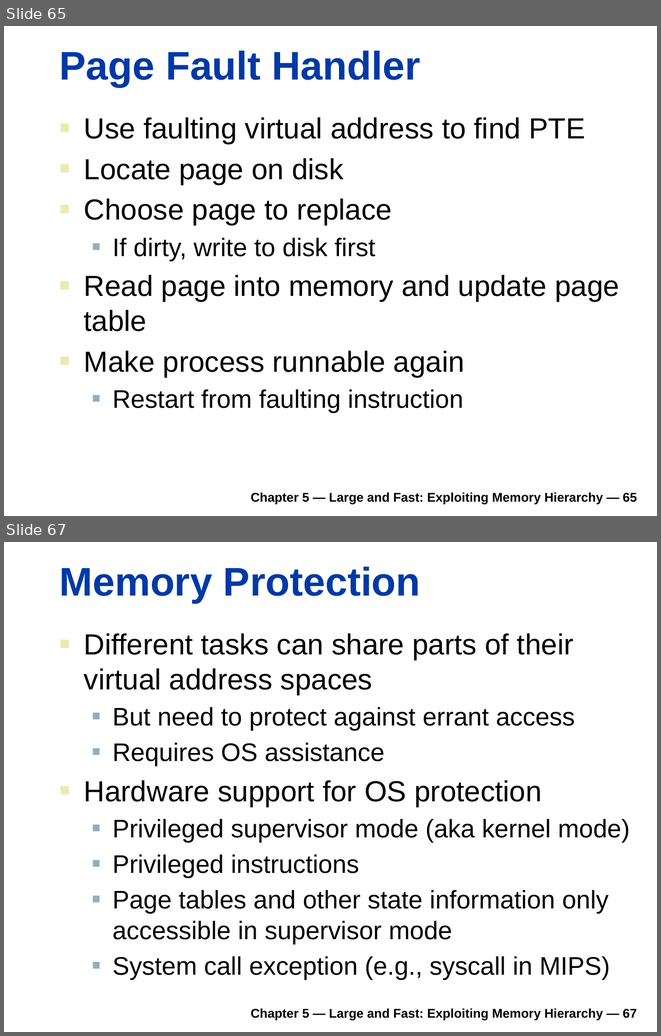
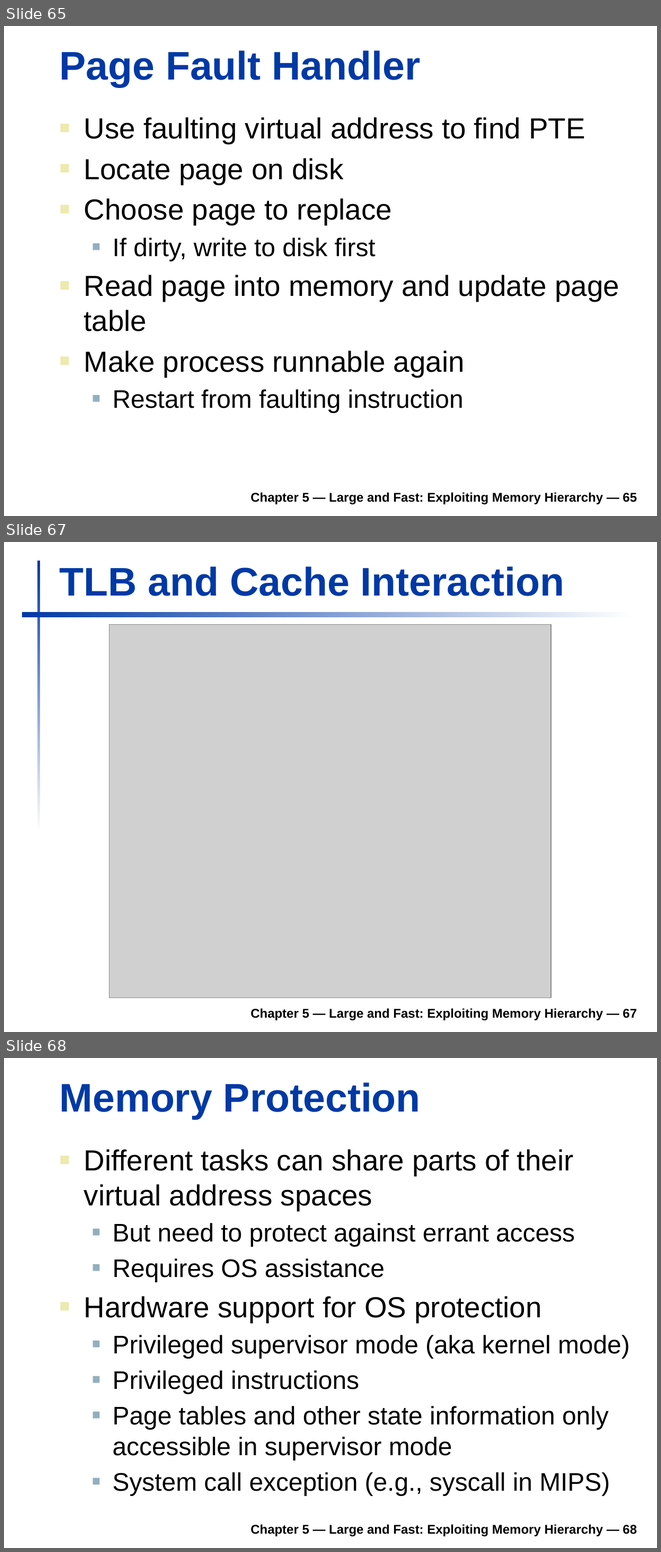
Before and after one commit to rifatshahriyar/rifatshahriyar.github.io, a slide deck: files/CSE305/CSE305_Chapter_5.pptx. Shown one above the other, each under a label of ours: slides 65 and 67 before the commit, slides 65, 67 and 68 after it; the slides between them are not shown. The pictures are 661x1036 and 661x1552 pixels, drawn with LibreOffice and Linux fonts; fonts in the diff are those of the drawing; grey boxes stand for pictures; background and template pictures are left out. Boxes give left, top, right and bottom in pixels: in the first picture for what was removed or moved away, otherwise in the second. Text is boxed around its words. In the diff, an @@ line names an element or a change of style, - is before the commit and + after.

Commit message:
CSE305 Chapter 5

```diff
--- a/files/CSE305/CSE305_Chapter_5.pptx
+++ b/files/CSE305/CSE305_Chapter_5.pptx
@@ slide 67 added at [4, 542, 657, 1032], background #FFFFFF @@
@@ rectangle added at [37, 560, 40, 832], fill gradient #0039A6 to #FFFFFF @@
@@ title added at [60, 566, 564, 596], 44 pt, text #0039A6, bold @@
+TLB and Cache Interaction
@@ rectangle added at [21, 612, 634, 617], fill gradient #0039A6 to #FFFFFF @@
@@ picture added at [109, 624, 550, 998] @@
@@ text added at [250, 1008, 637, 1020], 14 pt, text #000000, bold @@
+Chapter 5 — Large and Fast: Exploiting Memory Hierarchy — 67
@@ what was slide 67 is now slide 68 @@
@@ text at [250, 1524, 637, 1536]: text changed @@
-Chapter 5 — Large and Fast: Exploiting Memory Hierarchy — 67
+Chapter 5 — Large and Fast: Exploiting Memory Hierarchy — 68
```
Also in this commit, not shown: 2 slides changed, 9 slides removed, 2 other files.
